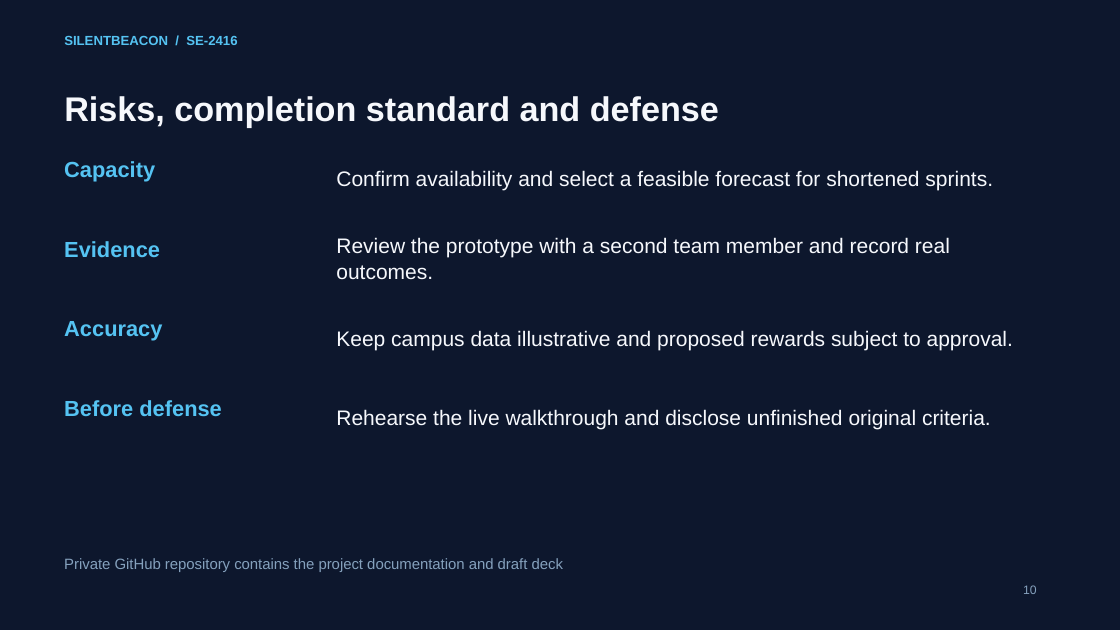
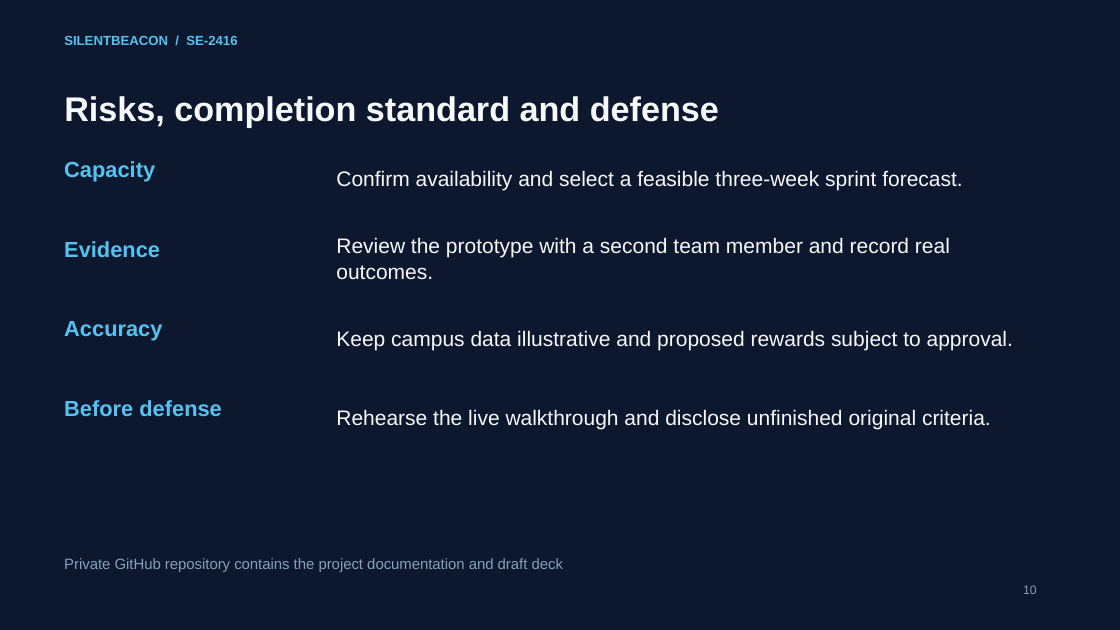
Before and after one commit to nalrematvonessahk/silentbeacon-agile-project, a slide deck: slide 10 of SilentBeacon_Defense_Ready_Draft.pptx. Drawn at 1120x630 pixels with LibreOffice and Linux fonts; fonts in the diff are those of the drawing. Boxes give left, top, right and bottom in pixels: in the first picture for what was removed or moved away, otherwise in the second. Text is boxed around its words. In the diff, an @@ line names an element or a change of style, - is before the commit and + after.

```diff
--- a/SilentBeacon_Defense_Ready_Draft.pptx
+++ b/SilentBeacon_Defense_Ready_Draft.pptx
@@ text at bbox=[336, 170, 962, 191]: text changed @@
-Confirm availability and select a feasible forecast for shortened sprints.
+Confirm availability and select a feasible three-week sprint forecast.
```
Also in this commit, not shown: 4 other slides changed, 25 other files.
